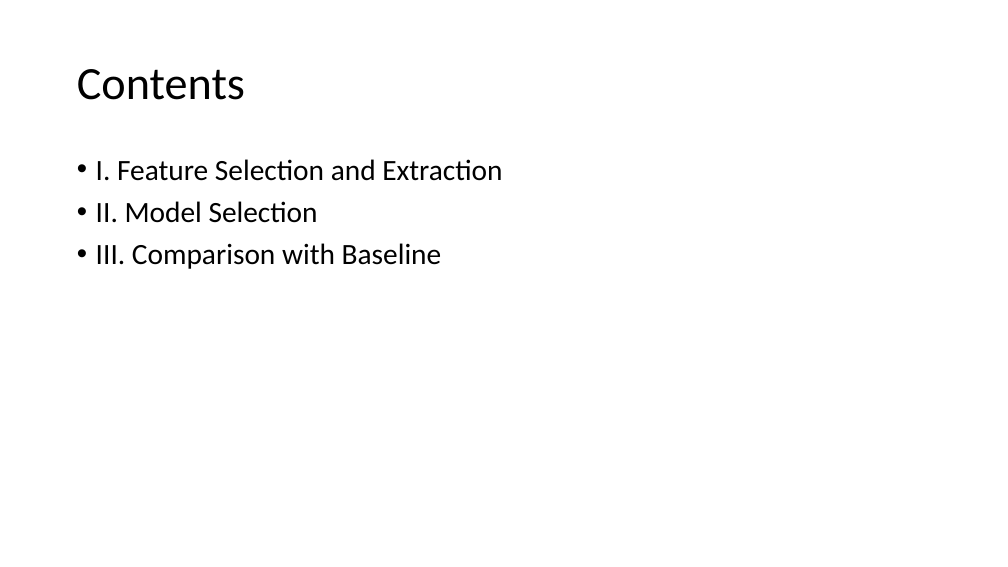
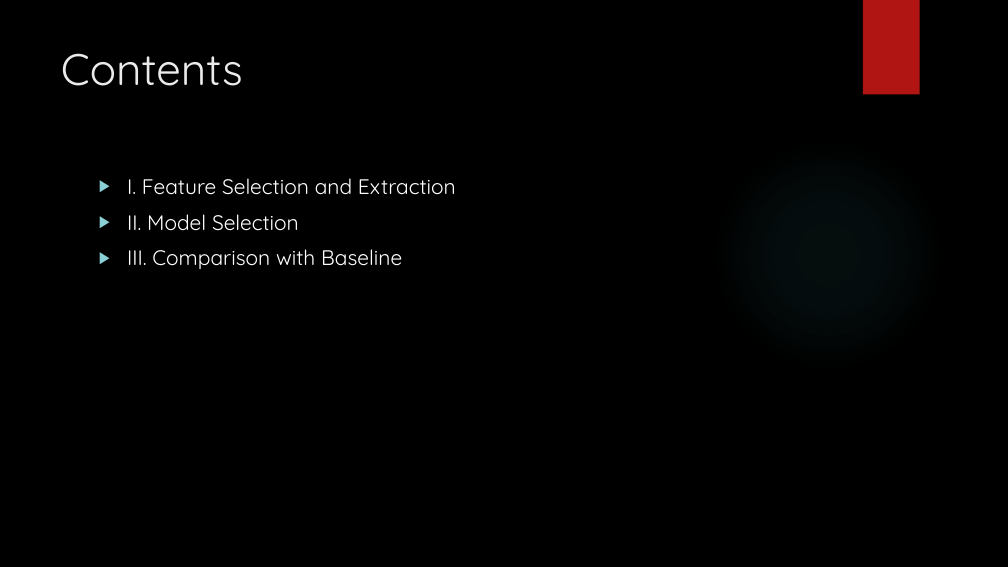
Before and after one commit to TZstatsADS/Spr2016-Proj3-Grp5, a slide deck: slide 2 of doc/presentation.pptx. Drawn at 1008x567 pixels with LibreOffice and Linux fonts; fonts in the diff are those of the drawing; background and template pictures are left out. Boxes give left, top, right and bottom in pixels: in the first picture for what was removed or moved away, otherwise in the second. Text is boxed around its words. In the diff, an @@ line names an element or a change of style, - is before the commit and + after.

```diff
--- a/doc/presentation.pptx
+++ b/doc/presentation.pptx
@@ background #FFFFFF to picture (left out) @@
@@ rectangle added at (863,0,920,95), fill #B01513 @@
@@ title "Contents": place and size @@
-title "Contents" at (77,69,245,100)
+title "Contents" at (61,53,243,86)
@@ title "Contents" at (61,53,243,86): size 44 to 42 pt, font Calibri to Quicksand, text colour #000000 to #EBEBEB; line spacing 0.9 to 1; vertical alignment middle to top @@
@@ ellipse added at (712,138,944,371), fill gradient #50B9C1 @@
@@ text "I. Feature Selection and Extraction": place and size @@
-text "I. Feature Selection and Extraction" at (96,159,502,269)
+text "I. Feature Selection and Extraction" at (127,178,456,269)
@@ text "I. Feature Selection and Extraction" at (127,178,456,269): size 28 to 20 pt, font Calibri to Quicksand, text colour #000000 to #FFFFFF; bullet • to ▶; line spacing 0.9 to 1 @@
```
Also in this commit, not shown: 11 other slides changed, 1 slide added, 1 slide removed, 2 other files.
